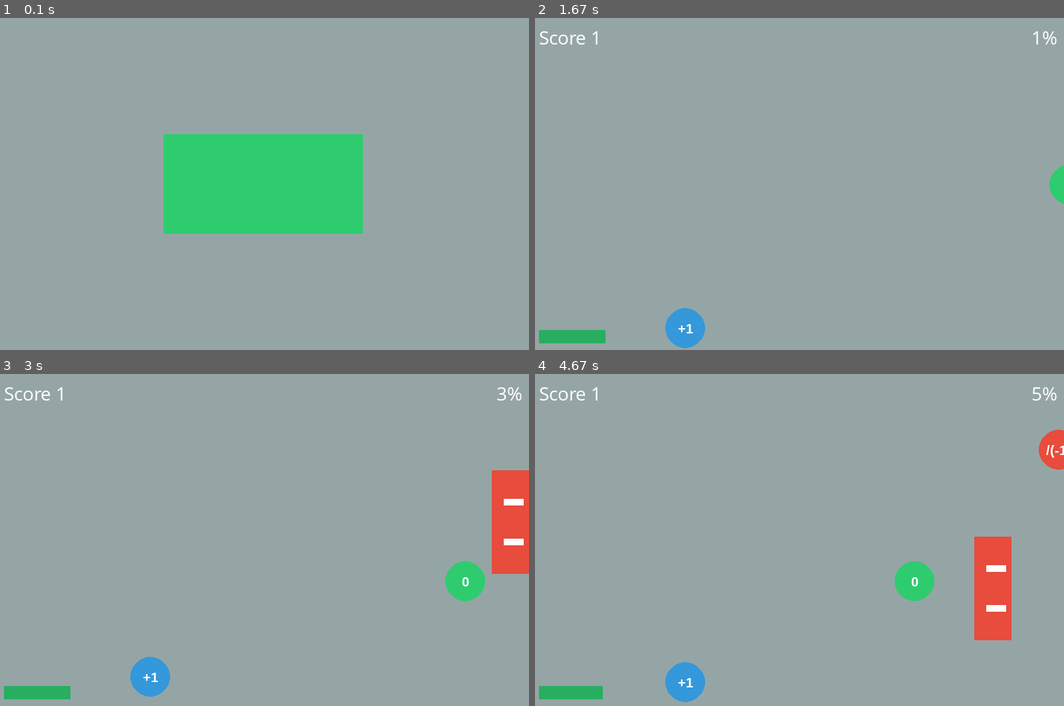
Above: before the commit, frames 1-4 (two rows, left to right).
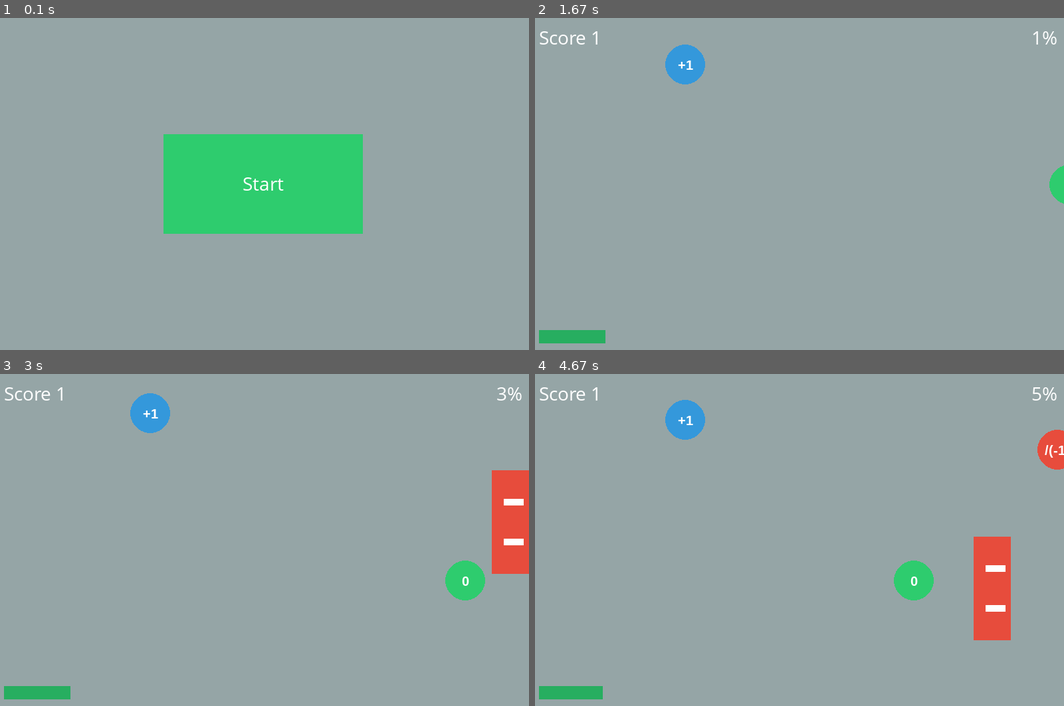
Above: after the commit, the same moments.

Repository: EdwGx/Asteroid-Pygame
Game: pygame game, started from Main.py
The game is run twice, just before and just after one commit, with the same random seed, the same clock (stepped at 60 frames per second) and the same inputs. The source is Python 2; it was converted automatically to run under Python 3.
Inputs (mouse positions are in pixels of both pictures, inside the frame that each line leads up to):
- Up to frame 1 (0.1 s): no input
- Up to frame 2 (1.67 s): press the mouse at (799, 184) at 0.37 s; move the mouse to (810, 203) at 0.47 s; release the mouse at (820, 223) at 0.6 s; tap Space at 0.67, 1.4 s; tap E at 1 s; move the mouse to (820, 184) at 1.37 s
- Up to frame 3 (3 s): tap Space at 1.7, 1.97, 2.3, 2.6, 2.73 s; move the mouse to (206, 503) at 1.93 s; tap E at 2.05 s; move the mouse to (74, 420) at 2.27 s; move the mouse to (317, 427) at 2.7 s
- Up to frame 4 (4.67 s): move the mouse to (683, 566) at 3.1 s; tap Space at 3.13, 3.43, 3.8, 4.2, 4.6 s; tap E at 3.22 s; hold Q 3.73-4.1 s; move the mouse to (603, 493) at 3.77 s; move the mouse to (714, 632) at 4.17 s; move the mouse to (952, 520) at 4.57 s

The runs differ from the first frame. In frame 1, 0.1% of the frame differs, in the area x 45-54%, y 48-52%; in frame 2, 1.4%; in frame 3, 1.4%; in frame 4, 1.7%, in the area x 24-100%, y 7-99%.

Commit message:
Add player collision

Diff:
--- a/MagBall.py
+++ b/MagBall.py
@@ -130,11 +130,11 @@
         self.rect.y = posY
         self.freeFall = True
         self.losted = False
-    def update(self):
+        self.moveSpeed = 0
+    def update(self,block_group):
         global sizeY
         if self.number == 0:
-            playerLosted = True
-            print ('you lost')
+            self.losted = True
 
         if self.freeFall:
             if (sizeY - self.radius*2)>self.rect.y :
@@ -142,6 +142,29 @@
             else:
                 self.rect.y = sizeY - self.radius*2
 
+        if self.rect.y < (sizeY - self.radius*2):
+            self.moveSpeed = 0.8
+        else:
+            self.moveSpeed = 0
+        #block
+        coll_block = 0
+        coll_bool = False
+        for b in block_group:
+            if pygame.sprite.collide_rect(b,self):
+                coll_block = get_collideDir(b,self)
+                coll_bool = True
+                obj_block = b
+                break
+
+        if coll_block == 1 and coll_bool:
+            self.rect.y = int(obj_block.rect.top-self.rect.height)
+        #--#
+        elif coll_block == 2 and coll_bool:
+            self.rect.y = int(obj_block.rect.bottom)
+        #--#
+        elif coll_block == 3 and coll_bool:
+            self.moveSpeed = 0
+
 
     def startFall(self):
         self.fallBeginT = pygame.time.get_ticks()
--- a/Main.py
+++ b/Main.py
@@ -49,6 +49,24 @@
             moveY = False
             player.startFall()
 
+def init_game():
+    global jumPower,bad_timer,block_timer,player_timer,move_dis
+    global player,full_list,ball_list,bad_list,move_list,moveY
+    jumPower = 1
+    bad_timer = 0
+    block_timer = 0
+    player_timer = 0.0
+    move_dis = 0.0
+    player.kill()
+    full_list.empty()
+    ball_list.empty()
+    bad_list.empty()
+    move_list.empty()
+    moveY = False
+    player = MagBall.PlayerBall(1,200,-100)
+    player.add(full_list,ball_list)
+
+
 
 
 pygame.init()
@@ -75,8 +93,9 @@
 pygame.display.set_caption("My Game")
 
 #init player
-player = MagBall.PlayerBall(1,200,400)
+player = MagBall.PlayerBall(1,200,-100)
 player.add(full_list,ball_list)
+player.startFall()
 
 
 moveY = False
@@ -154,18 +173,13 @@
                 bad_timer = 60
 
         if bad_timer <= move_dis:
-            print player_timer
             addBad()
             bad_timer = move_dis + random.randint(2,5)*48
 
-        if player.rect.y == (sizeY - player.radius*2):
-            move_list.update(0)
-            bad_list.update(0,move_list)
-        else:
-            move_list.update(0.8)
-            bad_list.update(0.8,move_list)
-            move_dis += 0.8
-            player_timer += 0.8
+        move_list.update(player.moveSpeed)
+        bad_list.update(player.moveSpeed,move_list)
+        move_dis += player.moveSpeed
+        player_timer += player.moveSpeed
         if player.losted:
             scene = 3
             pygame.mouse.set_visible(True)
@@ -182,7 +196,7 @@
 
 
 
-        player.update()
+        player.update(move_list)
         full_list.draw(screen)
 
         jump_bar()
@@ -195,6 +209,7 @@
     if scene == 3:
         if end.draw(screen):
             pygame.mouse.set_visible(False)
+            init_game()
             scene = 2
 
 
--- a/menu.py
+++ b/menu.py
@@ -25,5 +25,9 @@
             pygame.draw.rect(screen,darkgreen,rect1)
     else:
         pygame.draw.rect(screen,green,rect1)
+    font = pygame.font.SysFont("comicsansms",30)
+    Label = font.render('Start',True,white)
+    screen.blit(Label,
+                ((sizeX - Label.get_width())/2,(sizeY - Label.get_height())/2))
     pygame.display.flip()
     clock.tick(60)
